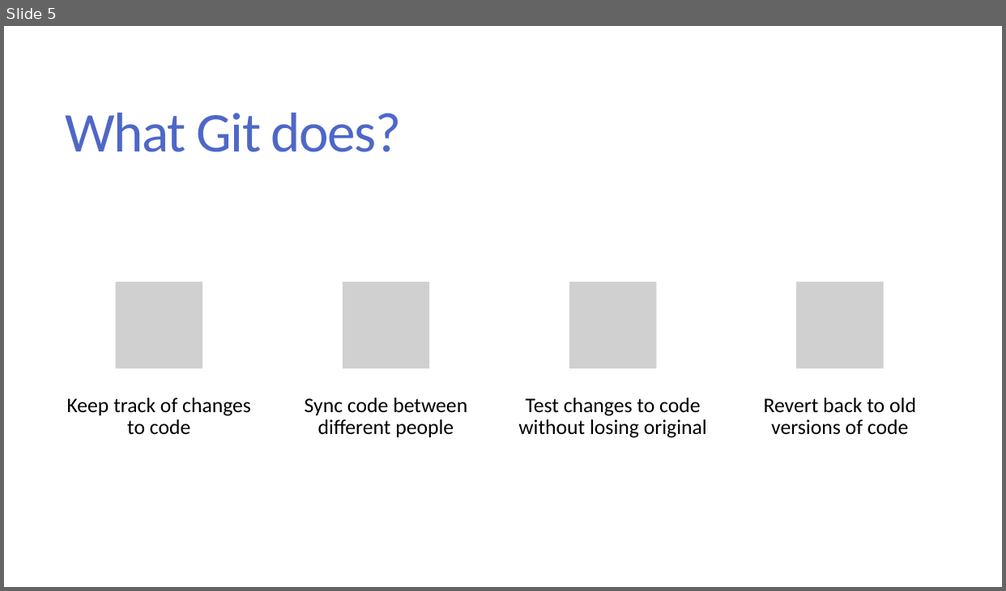
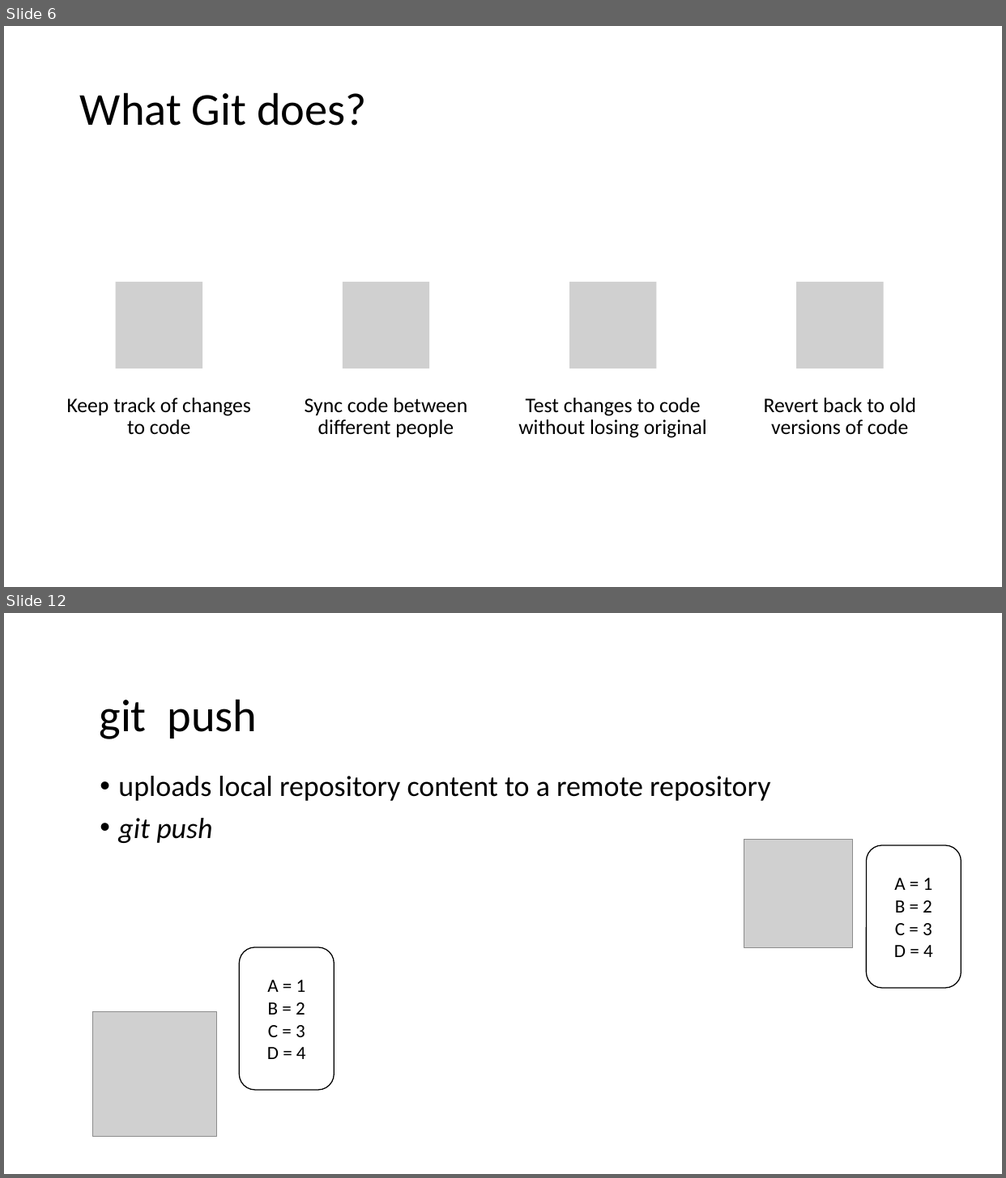
Before and after one commit to diwashrestha/program-and-talks, a slide deck: Working with git and GitHub/Working with Git and GitHub.pptx. Shown one above the other, each under a label of ours: slide 5 before the commit, slides 6 and 12 after it; the slides between them are not shown. The pictures are 1006x591 and 1006x1178 pixels, drawn with LibreOffice and Linux fonts; fonts in the diff are those of the drawing; grey boxes stand for pictures. Boxes give left, top, right and bottom in pixels: in the first picture for what was removed or moved away, otherwise in the second. Text is boxed around its words. In the diff, an @@ line names an element or a change of style, - is before the commit and + after.

```diff
--- a/Working with git and GitHub/Working with Git and GitHub.pptx
+++ b/Working with git and GitHub/Working with Git and GitHub.pptx
@@ slide 12 added at [4,613,1002,1174], background #FFFFFF @@
@@ title added at [100,699,257,739], 44 pt, text #000000 @@
+git push
@@ text added at [118,776,770,843], 28 pt, text #000000 @@
+• uploads local repository content to a remote repository
+• git push
@@ picture added at [744,840,853,948] @@
@@ rounded rectangle added at [867,845,961,988], fill #FFFFFF, outline #000000 1 pt, 18 pt, text #000000 @@
+A = 1
+B = 2
+C = 3
+D = 4
@@ rounded rectangle added at [239,948,334,1090], fill #FFFFFF, outline #000000 1 pt, 18 pt, text #000000 @@
+A = 1
+B = 2
+C = 3
+D = 4
@@ picture added at [92,1012,216,1136] @@
@@ what was slide 5 is now slide 6 @@
@@ slide 6 changed as well @@
@@ title "What Git does?": place and size @@
-title "What Git does?" at [66,113,402,152]
+title "What Git does?" at [80,92,367,126]
@@ title "What Git does?" at [80,92,367,126]: size 54 to 44 pt, text colour #4E67C8 to #000000, letter spacing -1.2 to 0 pt; line spacing 0.85 to 0.9 @@
```
Also in this commit, not shown: 12 other slides changed, 5 other slides added, 3 slides removed.
